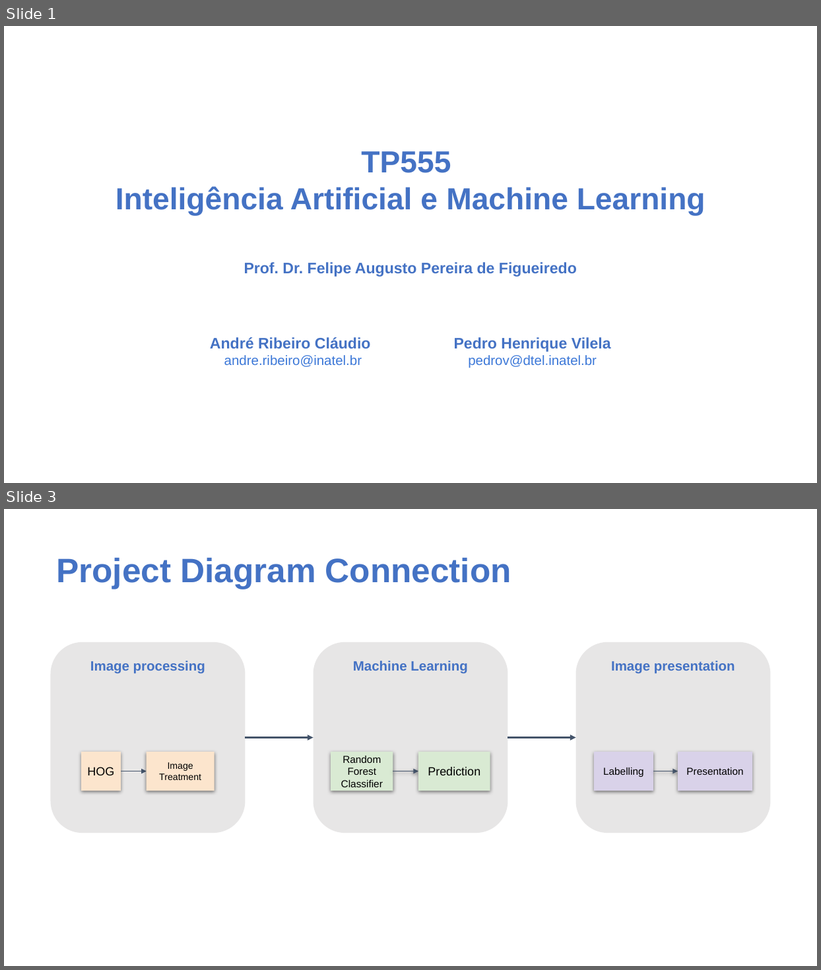
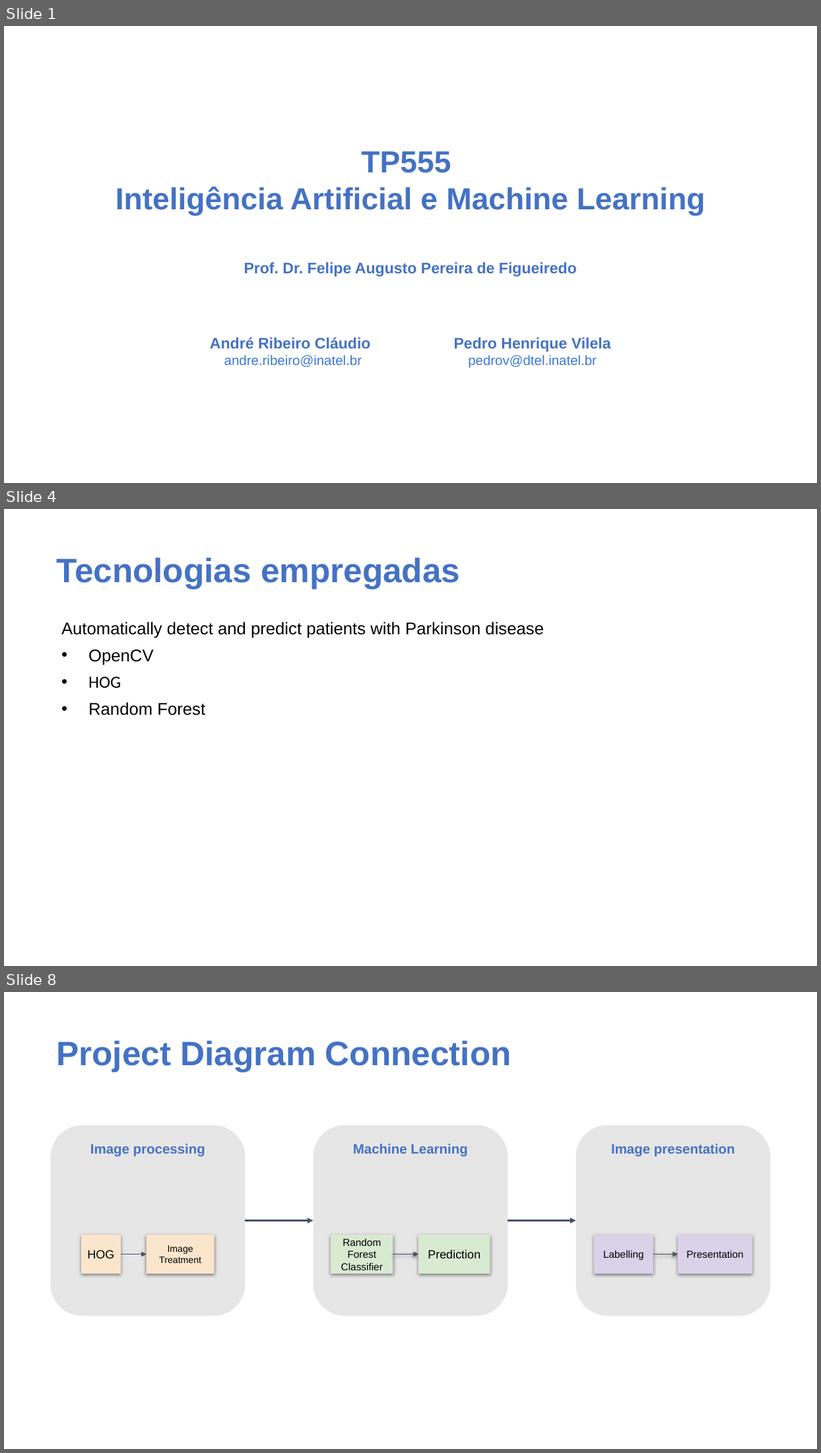
Before and after one commit to andrerclaudio/parkinson-prediction, a slide deck: Presentation.pptx. Shown one above the other, each under a label of ours: slides 1 and 3 before the commit, slides 1, 4 and 8 after it; the slides between them are not shown. The pictures are 821x970 and 821x1453 pixels, drawn with LibreOffice and Linux fonts; fonts in the diff are those of the drawing; background and template pictures are left out. Boxes give left, top, right and bottom in pixels: in the first picture for what was removed or moved away, otherwise in the second. Text is boxed around its words. In the diff, an @@ line names an element or a change of style, - is before the commit and + after.

```diff
--- a/Presentation.pptx
+++ b/Presentation.pptx
@@ slide 4 added at [4,509,817,966], background picture (left out) @@
@@ text added at [57,558,460,589], 40 pt, text #4472C4, bold @@
+Tecnologias empregadas
@@ text added at [61,622,544,716], 20 pt, text #000000 @@
+Automatically detect and predict patients with Parkinson disease
+• OpenCV
+• HOG
+• Random Forest
@@ what was slide 3 is now slide 8 @@
```
Also in this commit, not shown: 1 slide changed, 4 other slides added.
